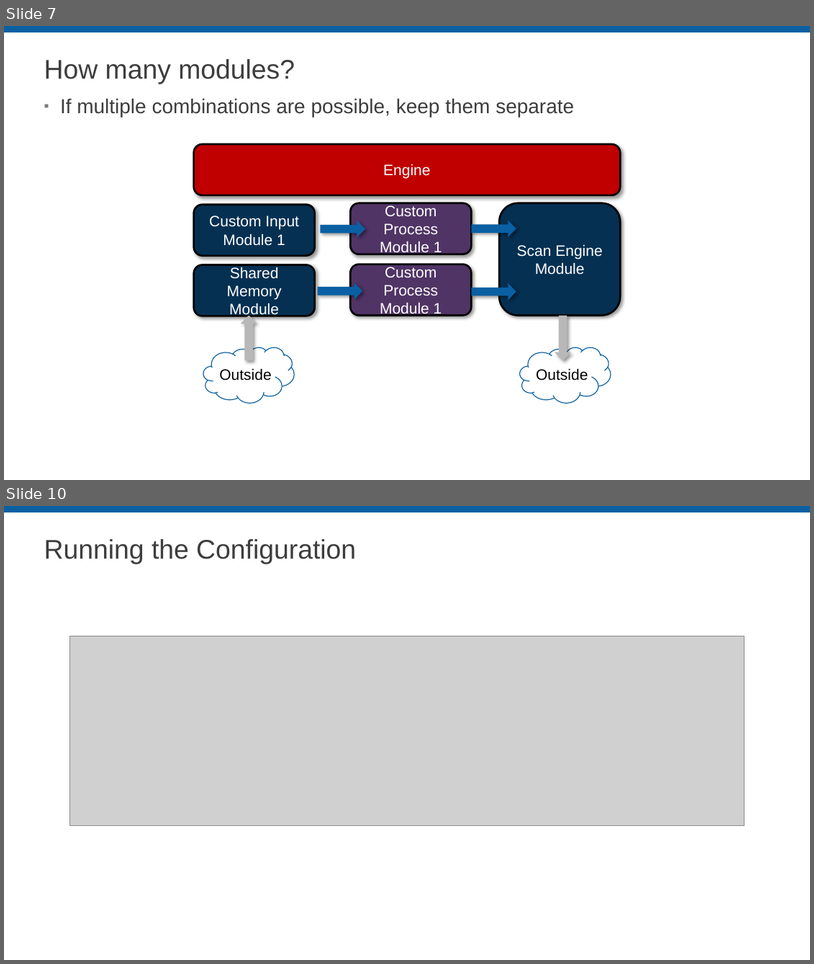
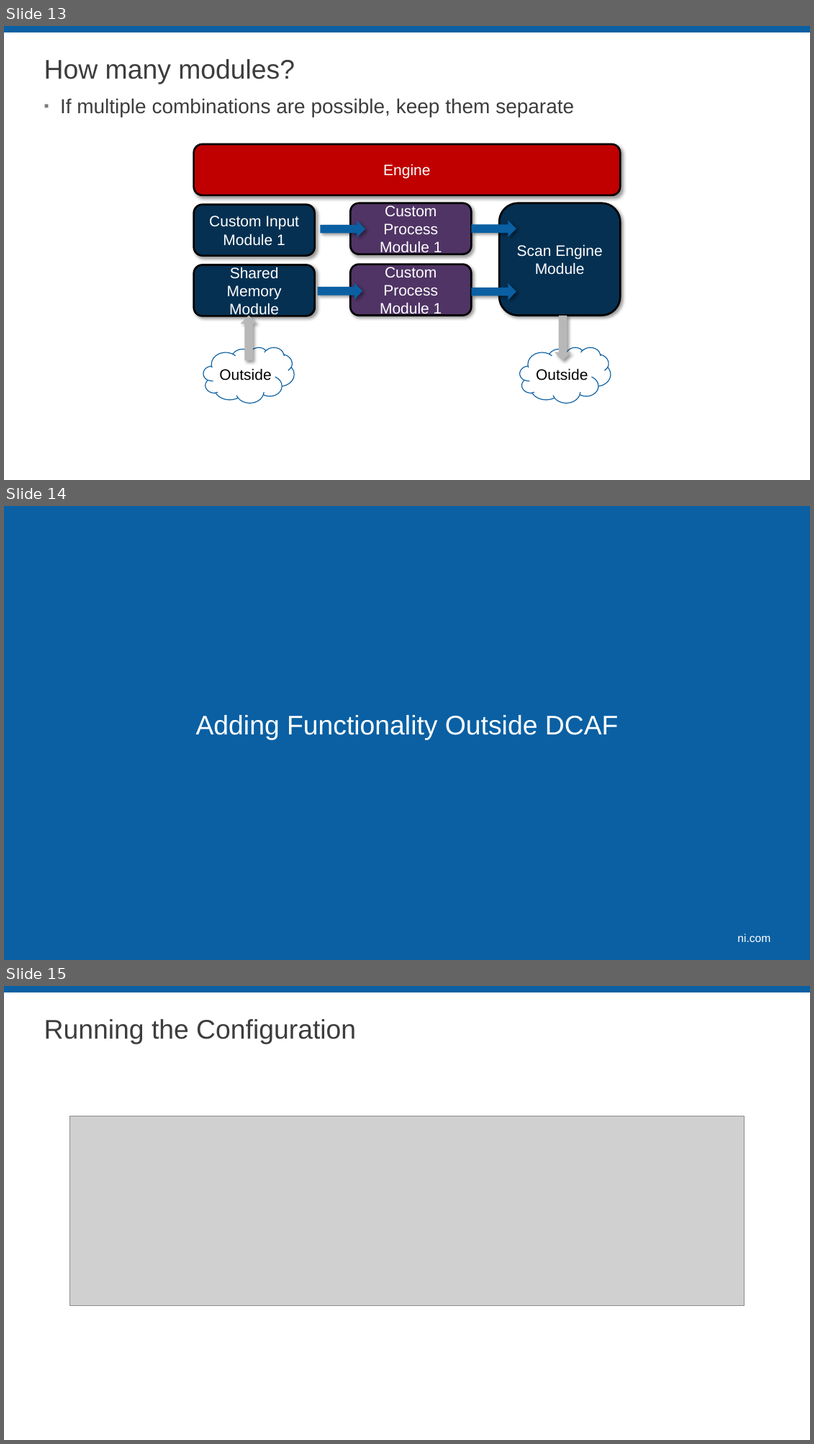
Before and after one commit to LabVIEW-DCAF/Documentation, a slide deck: Trunk/Getting Started Material/DCAF Training/4 Designing an application with DCAF.pptx. Shown one above the other, each under a label of ours: slides 7 and 10 before the commit, slides 13, 14 and 15 after it; the slides between them are not shown. The pictures are 814x964 and 814x1444 pixels, drawn with LibreOffice and Linux fonts; fonts in the diff are those of the drawing; grey boxes stand for pictures; background and template pictures are left out. Boxes give left, top, right and bottom in pixels: in the first picture for what was removed or moved away, otherwise in the second. Text is boxed around its words. In the diff, an @@ line names an element or a change of style, - is before the commit and + after.

Commit message:
Improved Designing an Application with DCAF Issue 95

```diff
--- a/Trunk/Getting Started Material/DCAF Training/4 Designing an application with DCAF.pptx
+++ b/Trunk/Getting Started Material/DCAF Training/4 Designing an application with DCAF.pptx
@@ slide 14 added at [4, 506, 810, 960], background #FFFFFF @@
@@ rectangle added at [4, 506, 810, 960], fill #0A60A3 @@
@@ text added at [196, 715, 619, 739], 32 pt, text #FFFFFF @@
+Adding Functionality Outside DCAF
@@ text added at [738, 933, 771, 942], 13.3 pt, text #FFFFFF @@
+ni.com
@@ what was slide 7 is now slide 13 @@
@@ what was slide 10 is now slide 15 @@
```
Also in this commit, not shown: 3 slides changed, 13 other slides added, 2 slides removed.
